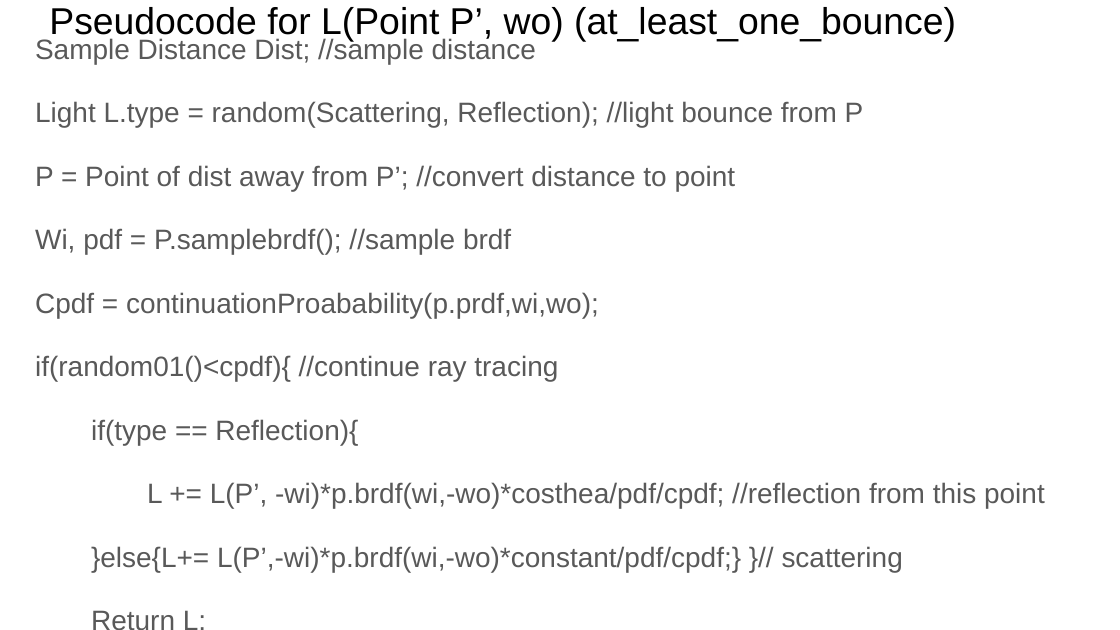
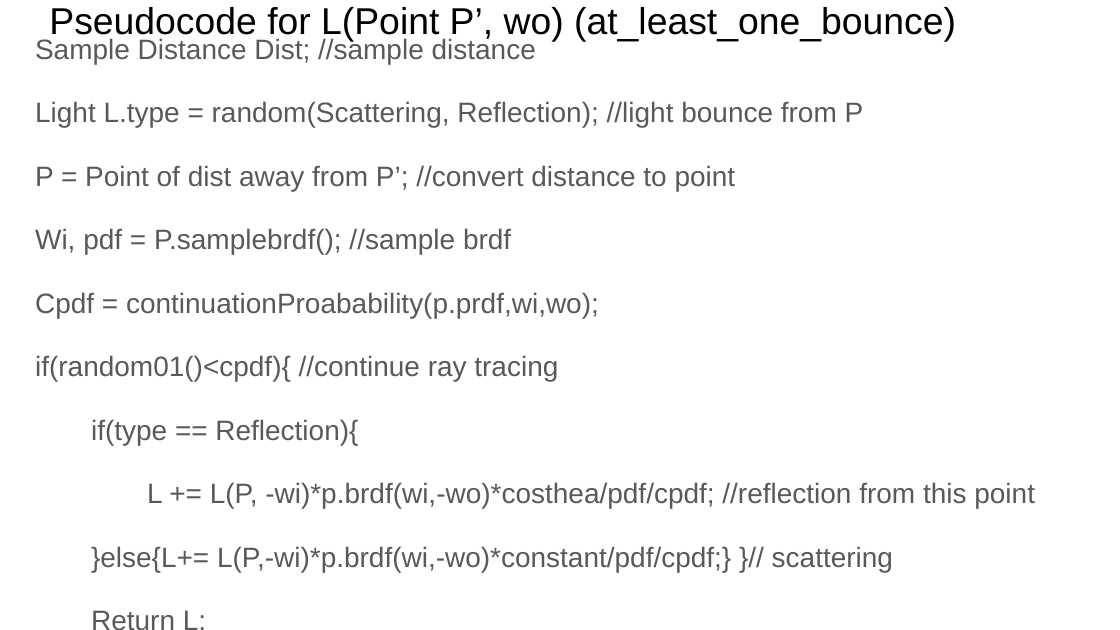
Before and after one commit to hilary217/cs184-final, a slide deck: slide 2 of docs/CS184 MILESTONE.pptx. Drawn at 1120x630 pixels with LibreOffice and Linux fonts; fonts in the diff are those of the drawing. Boxes give left, top, right and bottom in pixels: in the first picture for what was removed or moved away, otherwise in the second. Text is boxed around its words. In the diff, an @@ line names an element or a change of style, - is before the commit and + after.

```diff
--- a/docs/CS184 MILESTONE.pptx
+++ b/docs/CS184 MILESTONE.pptx
@@ text at [91, 482, 1035, 572]: text changed @@
-L += L(P’, -wi)*p.brdf(wi,-wo)*costhea/pdf/cpdf; //reflection from this point
-}else{L+= L(P’,-wi)*p.brdf(wi,-wo)*constant/pdf/cpdf;} }// scattering
+L += L(P, -wi)*p.brdf(wi,-wo)*costhea/pdf/cpdf; //reflection from this point
+}else{L+= L(P,-wi)*p.brdf(wi,-wo)*constant/pdf/cpdf;} }// scattering
```
Also in this commit, not shown: 1 other file.
